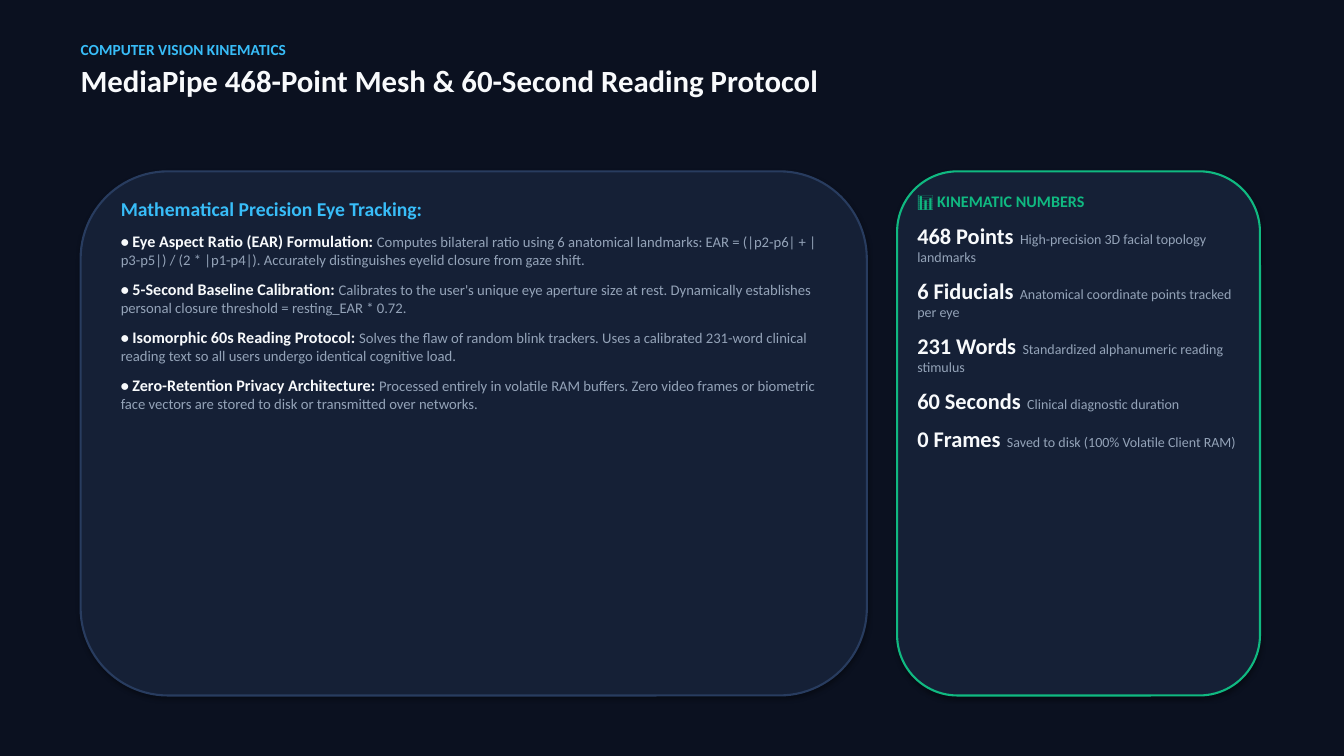
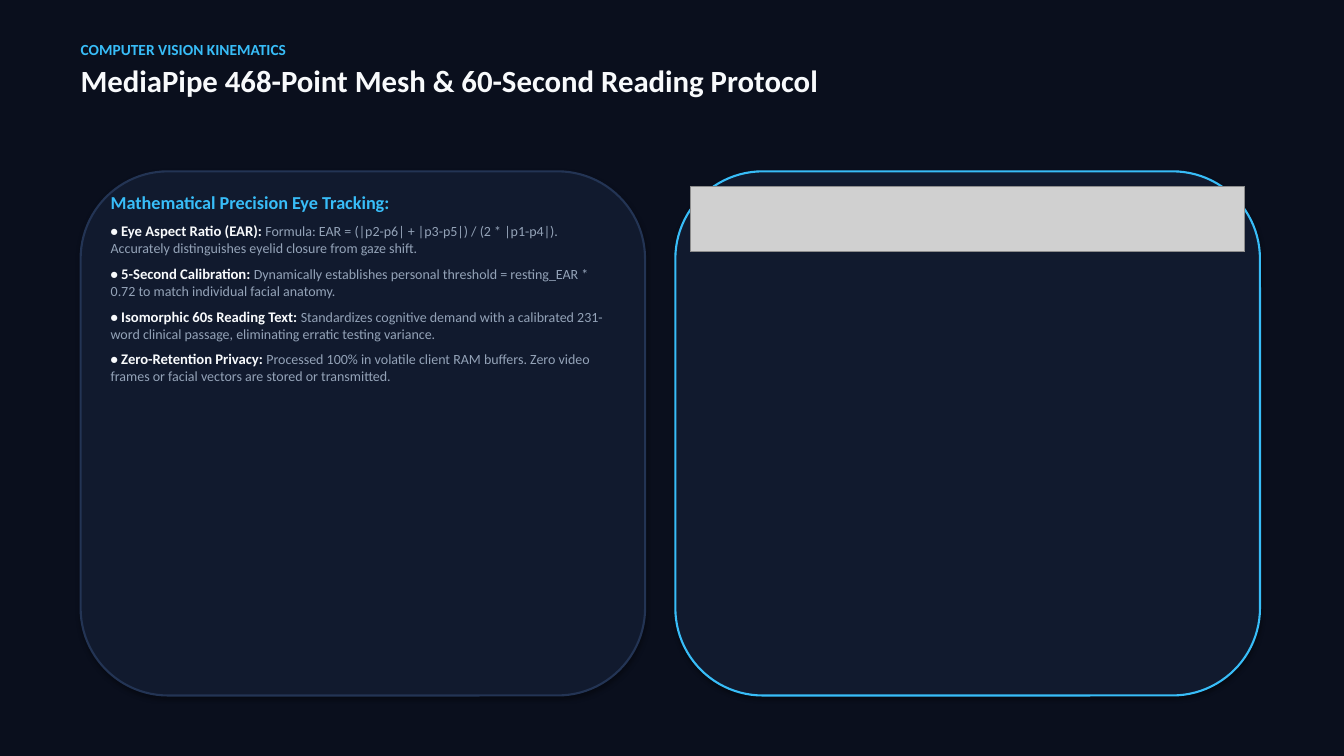
Before and after one commit to Akansha-695/AsthenoZero, a slide deck: slide 5 of output/presentation/AsthenoZero_Presentation.pptx. Drawn at 1344x756 pixels with LibreOffice and Linux fonts; fonts in the diff are those of the drawing; grey boxes stand for pictures. Boxes give left, top, right and bottom in pixels: in the first picture for what was removed or moved away, otherwise in the second. Text is boxed around its words. In the diff, an @@ line names an element or a change of style, - is before the commit and + after.

Commit message:
Redesign presentation with images, dark health-tech theme, and scientific charts

```diff
--- a/output/presentation/AsthenoZero_Presentation.pptx
+++ b/output/presentation/AsthenoZero_Presentation.pptx
@@ background #0B1120 to #0A0F1D @@
@@ rounded rectangle: place and size @@
-rounded rectangle at (81,171,867,696)
+rounded rectangle at (81,171,645,696)
@@ rounded rectangle at (81,171,645,696): fill #152036 to #111A2E; outline #283C5F 1.5 pt to #233454 1.5 pt @@
@@ rounded rectangle: place and size @@
-rounded rectangle at (897,171,1260,696)
+rounded rectangle at (676,171,1260,696)
@@ rounded rectangle at (676,171,1260,696): fill #152036 to #111A2E; outline #10B981 1.5 pt to #38BDF8 1.5 pt @@
@@ text "Mathematical Precision Eye Tracking:": place and size @@
-text "Mathematical Precision Eye Tracking:" at (121,202,815,409)
+text "Mathematical Precision Eye Tracking:" at (111,196,603,381)
@@ text at (111,196,389,212): size 14 to 13 pt in "Mathematical Precision Eye Tracking:" @@
@@ picture added at (691,187,1245,252) @@
@@ text removed at (917,196,1236,449) @@
-📊 KINEMATIC NUMBERS
-468 Points High-precision 3D facial topology landmarks
-6 Fiducials Anatomical coordinate points tracked per eye
-231 Words Standardized alphanumeric reading stimulus
-60 Seconds Clinical diagnostic duration
-0 Frames Saved to disk (100% Volatile Client RAM)
@@ text at (111,225,603,381): text changed; size 10.5 to 10 pt @@
-• Eye Aspect Ratio (EAR) Formulation: Computes bilateral ratio using 6 anatomical landmarks: EAR = (|p2-p6| + |p3-p5|) / (2 * |p1-p4|). Accurately distinguishes eyelid closure from gaze shift.
-• 5-Second Baseline Calibration: Calibrates to the user's unique eye aperture size at rest. Dynamically establishes personal closure threshold = resting_EAR * 0.72.
-• Isomorphic 60s Reading Protocol: Solves the flaw of random blink trackers. Uses a calibrated 231-word clinical reading text so all users undergo identical cognitive load.
-• Zero-Retention Privacy Architecture: Processed entirely in volatile RAM buffers. Zero video frames or biometric face vectors are stored to disk or transmitted over networks.
+• Eye Aspect Ratio (EAR): Formula: EAR = (|p2-p6| + |p3-p5|) / (2 * |p1-p4|). Accurately distinguishes eyelid closure from gaze shift.
+• 5-Second Calibration: Dynamically establishes personal threshold = resting_EAR * 0.72 to match individual facial anatomy.
+• Isomorphic 60s Reading Text: Standardizes cognitive demand with a calibrated 231-word clinical passage, eliminating erratic testing variance.
+• Zero-Retention Privacy: Processed 100% in volatile client RAM buffers. Zero video frames or facial vectors are stored or transmitted.
```
Also in this commit, not shown: 12 other slides changed, 2 slides added, 2 slides removed, 13 other files.
